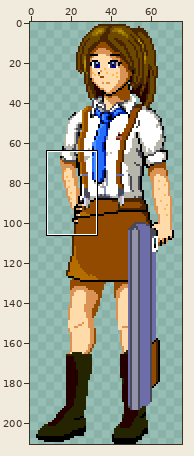
Edited in one commit: pixel-art file (src/testrom/res/_ignore/de_detective9_klein.aseprite). Above, an overview of the earlier version with the close-up marked.
Close-up. Before the edit:
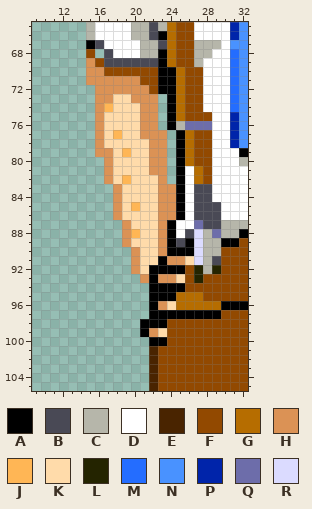
86x211 pixels, 1 frame. Shown: x 9..32, y 65..105. The wide view leaves out empty margins. The commit also changed other parts of the picture, which this record leaves out.
Visible layers, top first: "Bretels", "++Kleding/Logo Rood", "Stropdas", "Hand rechts", "Blouse/Blouse Wit", "Blouse/Hoofd+Haar+Nek/Haar", "Blouse/Hoofd+Haar+Nek/Hoofd", "Blouse/Nek", "Hand links", "Arm links", "GUN", "Rok", "Arm rechts", "Elmo nieuwe schoenen", "Benen".
Palette (. is transparent): A #000000  B #494955  C #b6b6aa  D #ffffff  E #492400  F #924900  G #b66d00  H #db9255  J #ffb655  K #ffdbaa  L #242400  M #246dff  N #4992ff  P #0024aa  Q #6d6daa  R #dbdbff
Pixels before, first column x 15:
 65 CDDDDCCBCGFFDDDDPN
 66 CDDDDCCBAGFFDDDDPN
 67 ABDDDDCCBGFFCCCDNN
 68 F.BDDDCCAGFFCCDDMN
 69 HFBBBBBBAGFFCDDDMN
 70 HHFFFFFFAAGFFDDDMN
 71 HHHHHHFFAAGFFDDDMN
 72 .HHHHHHFAAGFFDDDMN
 73 .HHKKHHH.AGFFDDDMN
 74 .HJKKKHH.AGFFDDDMN
 75 .HKKKKHH.AGFFFDDPN
 76 .HKKKKHH.ACQQQDDPN
 77 .HKJKKHHH.AGFFDDPN
 78 .HKKKKKHH.AGFFDDPN
 79 .HHKJKKHH.AGFFDDDA
 80 ..HKKKKHH.AGFFDDDC
 81 ..HKKKKHH.ADGFDDDD
 82 ..HKJKKKH.ADGFDDDD
 83 ...HKKKKHHADBBDDDD
 84 ...HKKKKHHADBBDDDD
 85 ...HKJKKHHADBBBDDD
 86 ...HKKKKHHADBBBDDD
 87 ....HKKKHADDQBBCCC
 88 ....HJKKHADBRCQCCA
 89 ....HKKKHABARCCAAF
 90 .....HKKHAAARCCFFF
 91 .....HKKAHHKRCBFFF
 92 .....HKAAAAFLCLFFF
 93 ......HAHHKFLFFFFF
 94 .......AAAAFFFFFFF
 95 .......AAAGGGFFFFF
 96 .......AHKGGGGGAAA
 97 .......AAAAAAAAFFF
 98 ......AAAFFFFFFFFF
 99 ......AHKFFFFFFFFF
100 .......AAFFFFFFFFF
101 .......EFFFFFFFFFF
102 .......EFFFFFFFFFF
103 .......EFFFFFFFFFF
104 .......EFFFFFFFFFF
105 .......EFFFFFFFFFF
And afterwards:
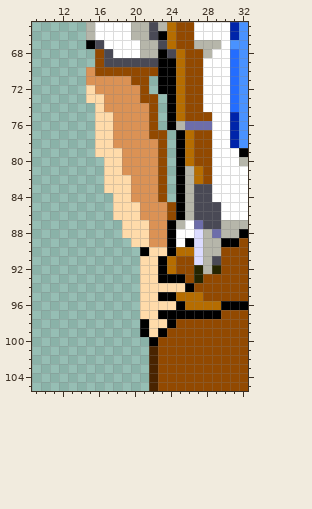
What changed:
y 68: x 15..16 F. -> .F; x 24..25 GF -> BG; x 27 C -> F
y 69: x 15 H -> .; x 24..25 GF -> AG; x 27 C -> F
y 70: x 16 H -> F
y 71: x 20 H -> F; x 22 F -> .
y 72: x 15 . -> K; x 21..22 HF -> F.
y 73: x 15..16 .H -> KK; x 18..19 KK -> HH; x 21..22 HH -> FF
y 74: x 16..20 HJKKK -> KHHHH; x 22 H -> F
y 75..76: x 16 H -> K; x 18..20 KKK -> HHH; x 22 H -> F
y 77: x 16 H -> K; x 18..20 JKK -> HHH; x 22..23 HH -> FF
y 78: x 16 H -> K; x 18..21 KKKK -> HHHH; x 23 H -> F
y 79: x 16..17 HH -> KK; x 19..21 JKK -> HHH; x 23 H -> F
y 80: x 17 H -> K; x 19..21 KKK -> HHH; x 23 H -> F
y 81: x 17 H -> K; x 19..21 KKK -> HHH; x 23 H -> F; x 26 D -> C
y 82: x 17 H -> K; x 19..23 JKKKH -> KHHHF; x 26 D -> C
y 83: x 17..18 .H -> KK; x 20..24 KKKHH -> HHHF.; x 26 D -> C
y 84: x 18 H -> K; x 20..24 KKKHH -> HHHF.; x 26 D -> C
y 85: x 18 H -> K; x 20..22 JKK -> KHH; x 24 H -> F; x 26 D -> C
y 86: x 18 H -> K; x 21..22 KK -> HH; x 24 H -> F; x 26 D -> C
y 87: x 19 H -> K; x 22 K -> H; x 25 D -> C
y 88: x 19..20 HJ -> KK; x 22 K -> H; x 26 B -> D
y 89: x 19 H -> .; x 22 K -> H; x 25 B -> D
y 90: x 20..21 HK -> .A; x 23 H -> K; x 25..26 AA -> GG
y 91: x 20 H -> .; x 24..26 HHK -> GFF
y 92: x 20 H -> .; x 22 A -> K; x 24..25 AA -> GF
y 93: x 21..25 HAHHK -> KKAAA
y 94: x 21..26 .AAAAF -> KKKKKA
y 95: x 21..22 .A -> KK
y 96: x 21..23 .AH -> KKK; x 25 G -> A
y 97: x 21..22 .A -> KK
y 98: x 22..24 AAF -> KKA
y 99: x 22..23 HK -> KA
y 100: x 23 A -> F
Where, in picture pixels (left, top, right, bottom), the same in both close-ups:
changed: (86, 49, 203, 346)
